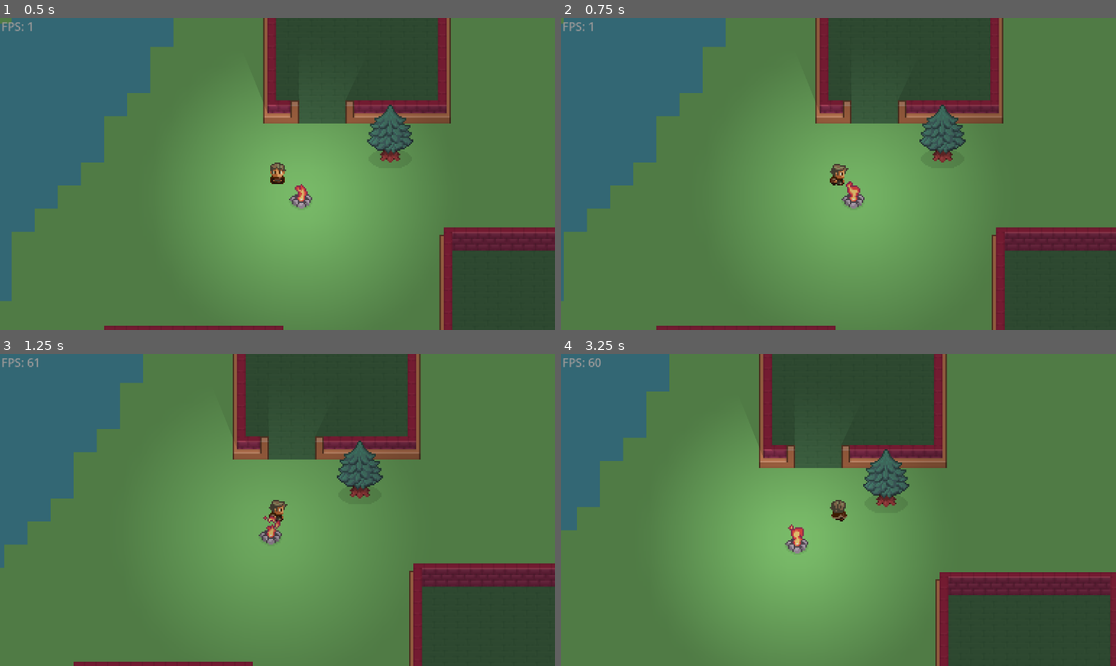
Above: before the commit, frames 1-4 (two rows, left to right).
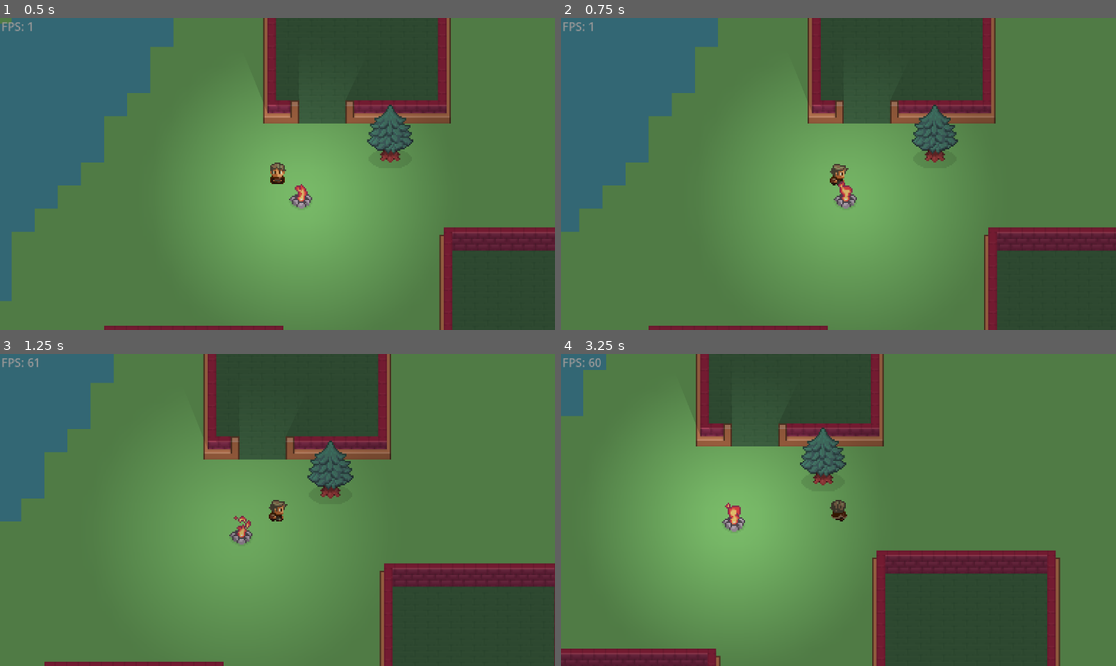
Above: after the commit, the same moments.

Repository: Kaninchen221/ProjectRabbitHole
Game: Godot game, scene res://Content/Levels/test_level.tscn
Two runs of this game, one before a commit and one after it. Both use one fixed random seed, a clock stepped at 60 frames per second and the inputs below.
Inputs (mouse positions are in pixels of both pictures, inside the frame that each line leads up to):
- Up to frame 1 (0.5 s): no input
- Up to frame 2 (0.75 s): tap Enter at 0.5 s; move the mouse to (960, 158) at 0.52 s; hold D (Player_Move_Right) from 0.53 s (still down); hold Shift (Player_Move_Run, bound only after the commit) from 0.53 s (still down)
- Up to frame 3 (1.25 s): keep holding D (Player_Move_Right); keep holding Shift (Player_Move_Run, bound only after the commit)
- Up to frame 4 (3.25 s): move the mouse to (727, 525) at 1.27 s; release D (Player_Move_Right) at 1.28 s; release Shift (Player_Move_Run, bound only after the commit) at 1.28 s; hold S (Player_Move_Down) 1.28-2.03 s; tap Mouse wheel up (Player_Zoom_Camera_In) at 1.35 s; tap Shift (Player_Move_Run, bound only after the commit) at 1.55, 2.85 s; move the mouse to (894, 441) at 2.02 s; hold D (Player_Move_Right) 2.03-2.78 s; hold Shift (Player_Move_Run, bound only after the commit) 2.03-2.78 s; tap Mouse wheel down (Player_Zoom_Camera_Out) at 2.1 s; move the mouse to (810, 572) at 2.77 s; hold W (Player_Move_Up) from 2.78 s (still down)

Frame 1 is identical in both runs. In frame 2, 5.8% of the frame differs, in the area x 0-80%, y 0-100%; in frame 3, 14%; in frame 4, 42%, in the area x 0-100%, y 0-100%.

Commit message:
Add "Run" to player
- Use shift to run

Diff:
--- a/Content/Actors/Characters/Player/player.gd
+++ b/Content/Actors/Characters/Player/player.gd
@@ -1,6 +1,7 @@
 extends CharacterBody2D
 
-const MAX_SPEED = 30
+const max_speed = 30
+const max_speed_run = 60
 var speed = 0
 const ACCELERATION = 1500
 const FRICTION = 600
@@ -14,7 +15,7 @@
 	animations()
 	last_movement_direction = movement_direction
 
-func get_input():
+func get_movement_input():
 	var input = Vector2.ZERO
 	var movement_right = int(Input.is_action_pressed("Player_Move_Right"))
 	var movement_left = int(Input.is_action_pressed("Player_Move_Left"))
@@ -30,14 +31,12 @@
 
 	return input.normalized()
 
+func get_movement_run() -> bool:
+	var run = bool(Input.is_action_pressed("Player_Move_Run"))
+	return run
+
 func movement(delta):
-	var input = get_input()
-
-	#if input == Vector2.ZERO and velocity.length() > 0.01:
-	#	velocity -= velocity.normalized() * (FRICTION * delta)
-	#else:
-	#	velocity += input * ACCELERATION * delta
-	#	velocity = velocity.limit_length(MAX_SPEED)
+	var input = get_movement_input()
 
 	if input.x == 0:
 		velocity.x = 0
@@ -47,11 +46,12 @@
 
 	if input != Vector2.ZERO:
 		velocity += input * ACCELERATION * delta
-		velocity = velocity.limit_length(MAX_SPEED)
+		if get_movement_run():
+			velocity = velocity.limit_length(max_speed_run)
+		else:
+			velocity = velocity.limit_length(max_speed)
 
 	var  _collided = move_and_slide()
-	#if collided:
-		#velocity = Vector2.ZERO
 
 enum Movement_Direction {Idle, Up, Right, Down, Left}
 func get_movement_direction():
--- a/project.godot
+++ b/project.godot
@@ -37,6 +37,11 @@
 "events": [Object(InputEventKey,"resource_local_to_scene":false,"resource_name":"","device":0,"window_id":0,"alt_presse …(189 unchanged characters)…
 ]
 }
+Player_Move_Run={
+"deadzone": 0.5,
+"events": [Object(InputEventKey,"resource_local_to_scene":false,"resource_name":"","device":0,"window_id":0,"alt_pressed":false,"shift_pressed":false,"ctrl_pressed":false,"meta_pressed":false,"pressed":false,"keycode":0,"physical_keycode":4194325,"key_label":0,"unicode":0,"location":0,"echo":false,"script":null)
+]
+}
 Player_Zoom_Camera_In={
 "deadzone": 0.5,
 "events": [Object(InputEventMouseButton,"resource_local_to_scene":false,"resource_name":"","device":-1,"window_id":0,"a …(253 unchanged characters)…
